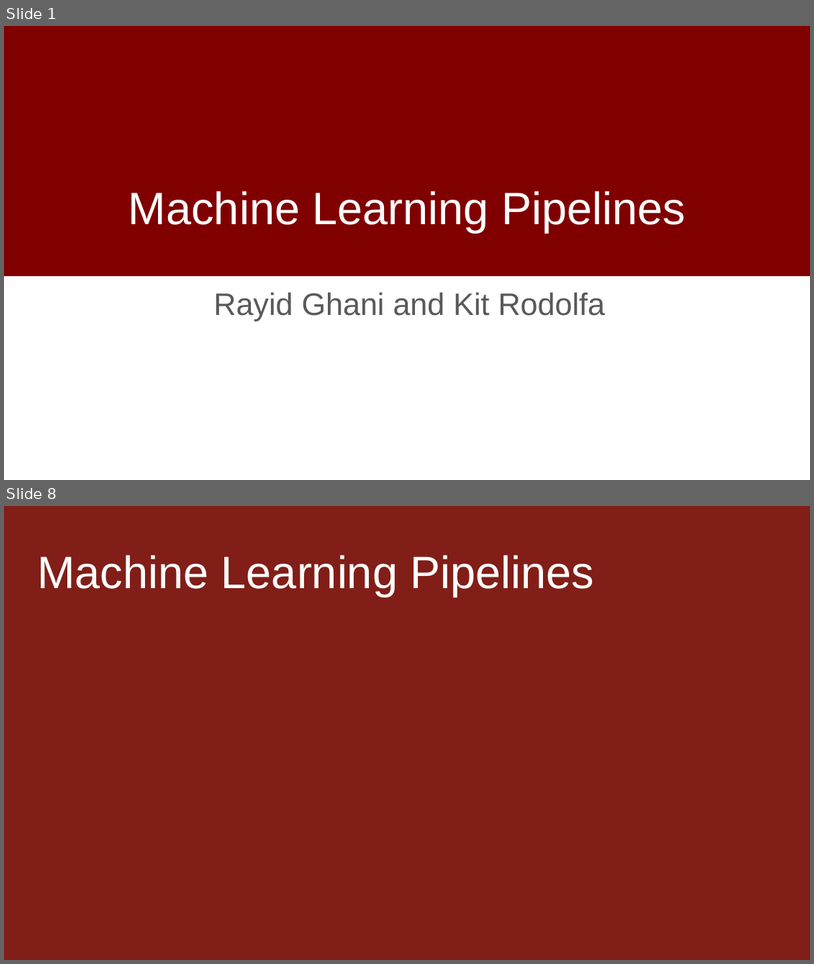
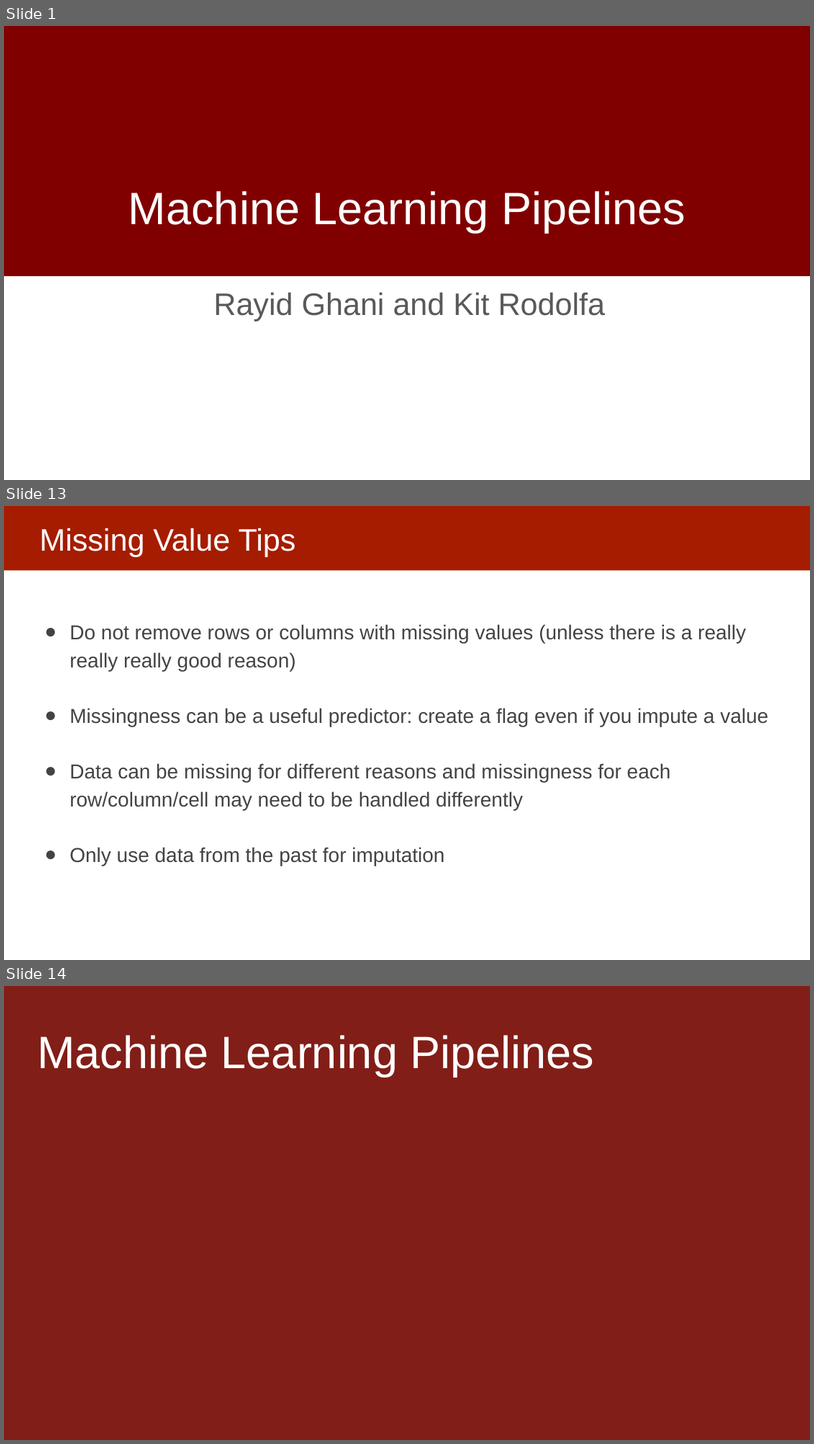
Before and after one commit to dssg/MLinPractice, a slide deck: Lectures/Lecture8-Machine-Learning-Pipelines.pptx. Shown one above the other, each under a label of ours: slides 1 and 8 before the commit, slides 1, 13 and 14 after it; the slides between them are not shown. The pictures are 814x964 and 814x1444 pixels, drawn with LibreOffice and Linux fonts; fonts in the diff are those of the drawing; background and template pictures are left out. Boxes give left, top, right and bottom in pixels: in the first picture for what was removed or moved away, otherwise in the second. Text is boxed around its words. In the diff, an @@ line names an element or a change of style, - is before the commit and + after.

```diff
--- a/Lectures/Lecture8-Machine-Learning-Pipelines.pptx
+++ b/Lectures/Lecture8-Machine-Learning-Pipelines.pptx
@@ slide 13 added at [4, 506, 810, 960], background #FFFFFF @@
@@ rectangle added at [4, 506, 810, 570], fill #A61C00 @@
@@ title added at [39, 528, 296, 556], 37 pt, text #FFFFFF @@
+Missing Value Tips
@@ text added at [70, 624, 769, 865], 24 pt, text #434343 @@
+● Do not remove rows or columns with missing values (unless there is a really really really good reason)
+● Missingness can be a useful predictor: create a flag even if you impute a value
+● Data can be missing for different reasons and missingness for each row/column/cell may need to be handled differently
+● Only use data from the past for imputation
@@ what was slide 8 is now slide 14 @@
```
Also in this commit, not shown: 10 slides changed, 11 other slides added, 6 slides removed.
